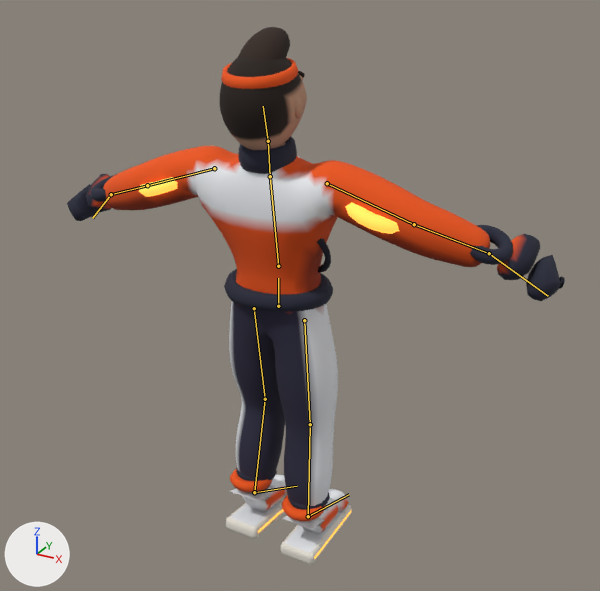
The glTF model assets/models/avatar_orange_rig.glb as it was, and as the next commit left it.
One viewpoint serves both versions: a 50 mm lens placed at (1.253, -2.18, 2.014), pointed at (0.049, 0.008, 0.92). Every picture has the same lights, and +X, +Y and +Z are marked at lower left. The older version comes first. Both versions are drawn at frame 6 of the action 'Touche'; the numbers are the values there. The bones that bend it are drawn over the model as lines.

The first picture shows 'Personnage'.
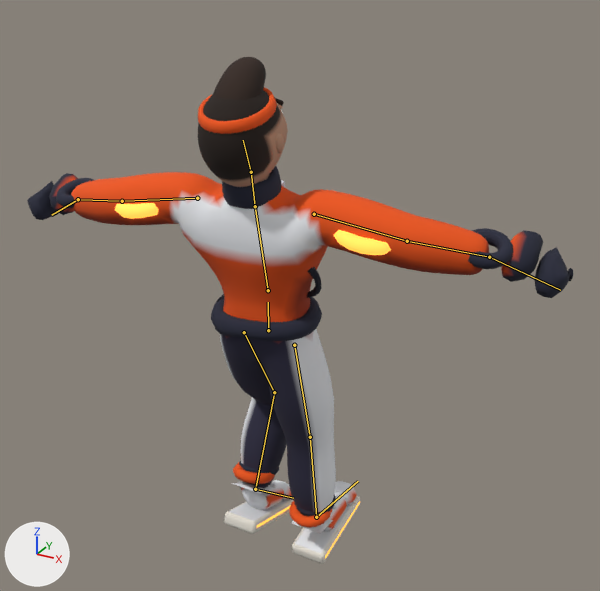
Boxes (x1, y1, x2, y2) around the edits, measured in the pictures (600 x 591 px):
'Personnage', posed (10% wider): before (67, 27, 565, 565); after (27, 57, 573, 564)
bone 'Hanches', root to tip: before (278, 306) to (278, 278); after (268, 330) to (268, 302)
bone 'Cuisse.D', root to tip: before (304, 320) to (310, 424); after (294, 345) to (310, 437)
bone 'Cuisse.G', root to tip: before (254, 308) to (265, 399); after (244, 332) to (274, 392)
bone 'Tibia.G', root to tip: before (265, 399) to (254, 492); after (274, 392) to (255, 489)
bone 'Dos', root to tip: before (278, 266) to (270, 176); after (268, 290) to (255, 206)
bone 'Bras.D', root to tip: before (327, 183) to (414, 224); after (314, 214) to (407, 241)
bone 'Bras.G', root to tip: before (214, 168) to (147, 185); after (197, 198) to (122, 201)
bone 'Tete', root to tip: before (268, 141) to (263, 106); after (251, 172) to (243, 140)

The change in detail:
Bone 'Hanches' (bone_hanches) moves from (0.0, -0.039, 0.045) to (0.0, -0.098, 0.111).
Bone 'Cuisse.D' (bone_cuisse_d) turns from (0, 0, 0) to (10, 0, 0) degrees about its own x, y and z.
Bone 'Cuisse.G' (bone_cuisse_g) turns from (9, 0, 0) to (29, -1, -1) degrees about its own x, y and z.
Bone 'Tibia.G' (bone_tibia_g) turns from (-17, 0, 0) to (-47, 1, 0) degrees about its own x, y and z.
Bone 'Dos' (bone_dos) turns from (8, 3, 0) to (14, 5, 0) degrees about its own x, y and z.
Bone 'Bras.D' (bone_bras_d) turns from (16, 0, -20) to (22, 1, -28) degrees about its own x, y and z.
Bone 'Bras.G' (bone_bras_g) turns from (16, 0, 20) to (21, 0, 29) degrees about its own x, y and z.
Bone 'Tete' (bone_tete) turns from (7, 0, 0) to (10, 0, 0) degrees about its own x, y and z.
